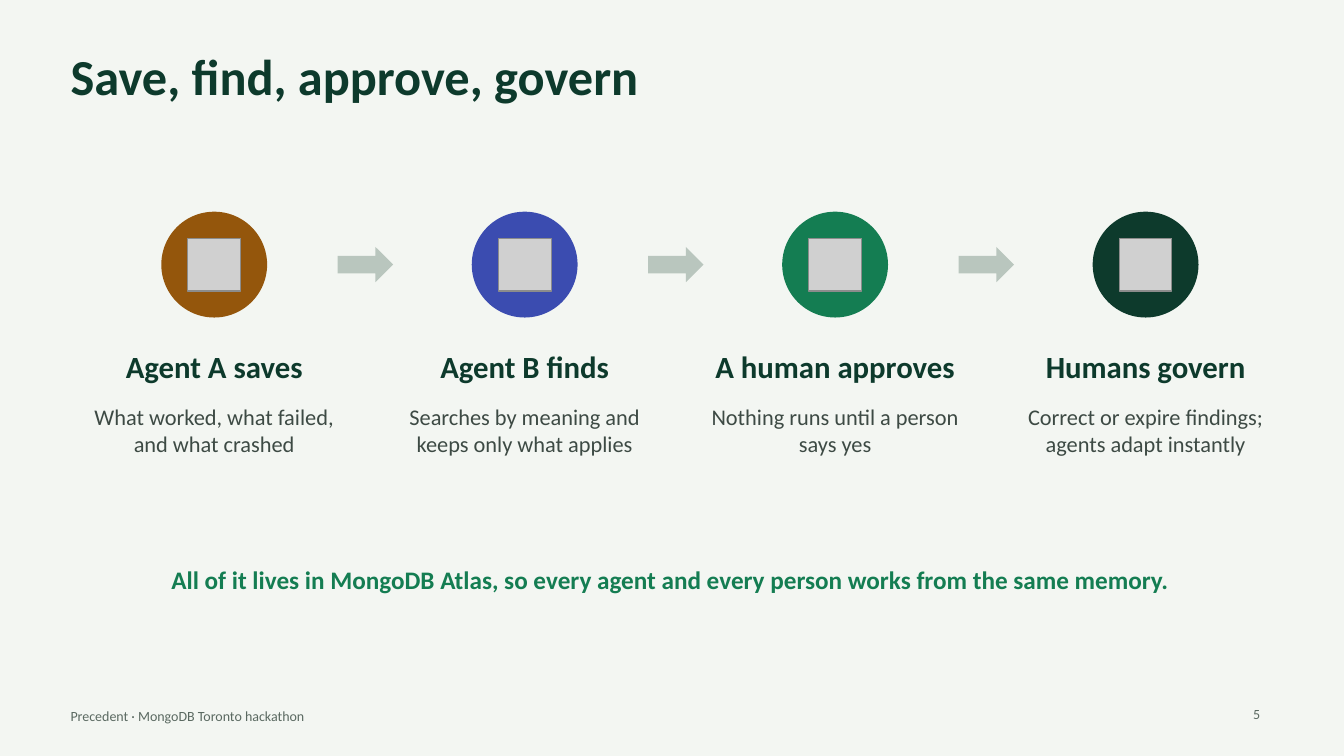
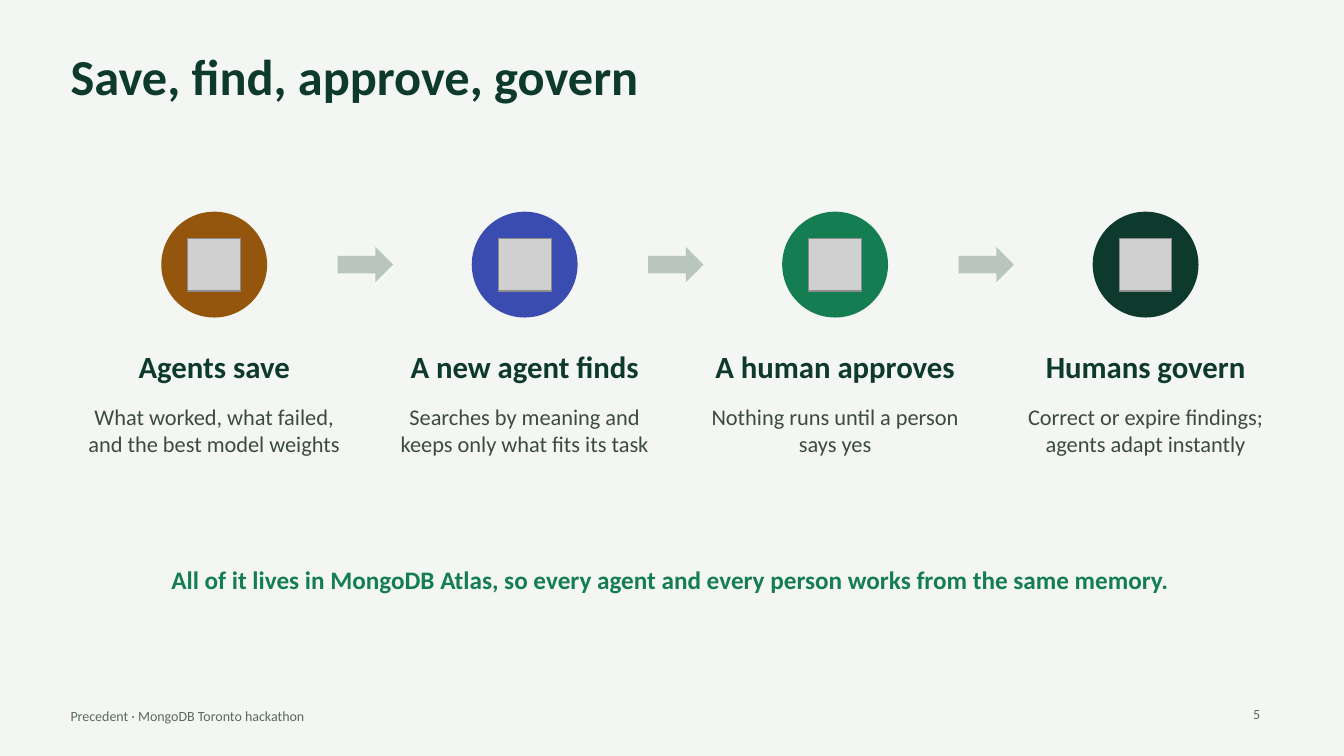
Before and after one commit to SalmaRoshdy-YG/Hackathon-project, a slide deck: slide 5 of docs/deck/precedent-deck.pptx. Drawn at 1344x756 pixels with LibreOffice and Linux fonts; fonts in the diff are those of the drawing; grey boxes stand for pictures. Boxes give left, top, right and bottom in pixels: in the first picture for what was removed or moved away, otherwise in the second. Text is boxed around its words. In the diff, an @@ line names an element or a change of style, - is before the commit and + after.

```diff
--- a/docs/deck/precedent-deck.pptx
+++ b/docs/deck/precedent-deck.pptx
@@ text at [139,358,290,384]: text changed @@
-Agent A saves
+Agents save
@@ text at [411,356,638,384]: text changed @@
-Agent B finds
+A new agent finds
@@ text at [88,409,339,456]: text changed @@
-What worked, what failed, and what crashed
+What worked, what failed, and the best model weights
@@ text at [401,409,649,456]: text changed @@
-Searches by meaning and keeps only what applies
+Searches by meaning and keeps only what fits its task
```
Also in this commit, not shown: 4 other slides changed, 1 slide added, 1 slide removed, 2 other files.
